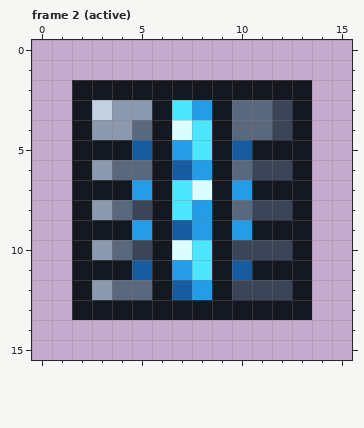
Edited in one commit: pixel-art file (Public/textures/source/data_scrubbing_tower_front.aseprite). The picture above was drawn from the file before the commit.
16x16 pixels, 2 frames. Shown: frame 2 (active). The commit also changed other frames, which this record leaves out.
The same view after the edit:
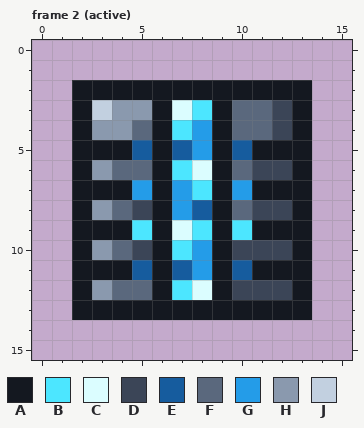
Palette (. is transparent): A #141820  B #4ce6ff  C #dbfdff  D #3b4557  E #165c9e  F #5a687d  G #249ce8  H #8a99ae  J #c2d0e0
Difference:
--- frame 2 (active), layers "data_stream_column", "filter_grilles"
@@ x 3..12 @@
  2 AAAAAAAAAA
- 3 JHHABGAFFD
- 4 HHFACBAFFD
- 5 AAEAGBAEAA
- 6 HFFAEGAFDD
- 7 AAGABCAGAA
- 8 HFDABGAFDD
- 9 AAGAEGAGAA
-10 HFDACBADDD
-11 AAEAGBAEAA
-12 HFFAEGADDD
+ 3 JHHACBAFFD
+ 4 HHFABGAFFD
+ 5 AAEAEGAEAA
+ 6 HFFABCAFDD
+ 7 AAGAGBAGAA
+ 8 HFDAGEAFDD
+ 9 AABACBABAA
+10 HFDABGADDD
+11 AAEAEGAEAA
+12 HFFABCADDD
 13 AAAAAAAAAA
Pixel boxes of the changes (left, top, right, bottom) in both pictures:
changed: (132, 100, 252, 300)
